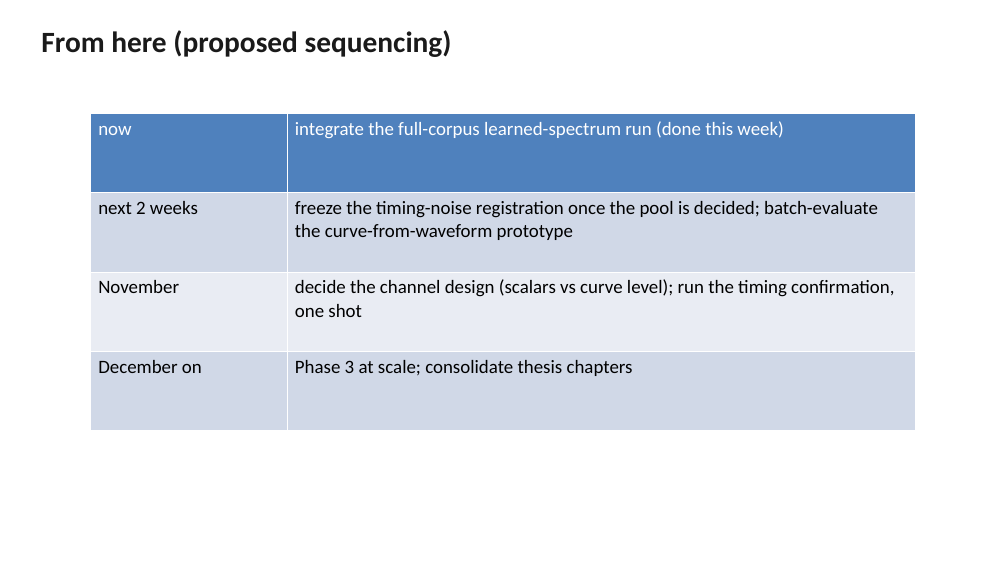
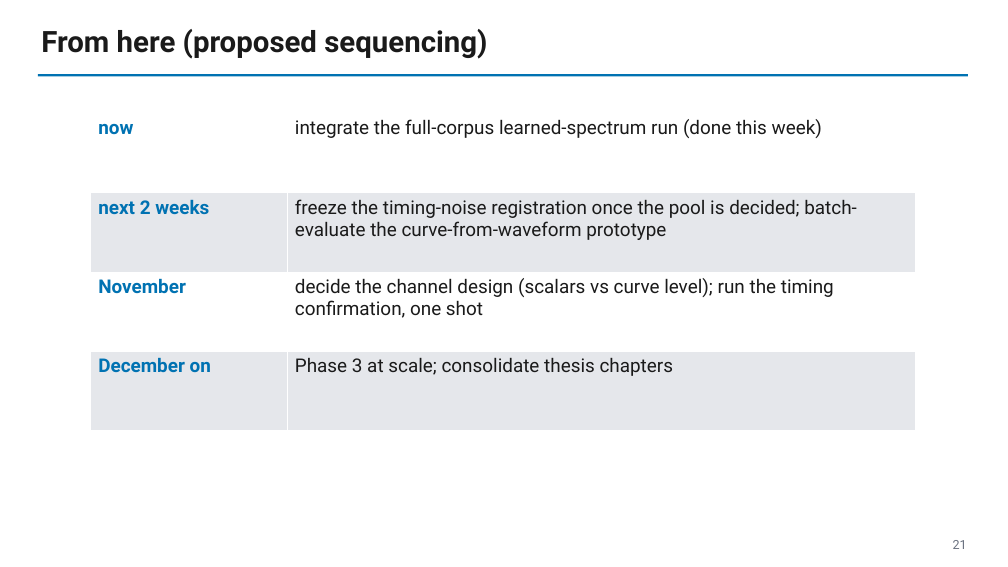
Before and after one commit to raylalang/score-bundle, a slide deck: slide 21 of docs/slides/deck_week.pptx. Drawn at 1008x567 pixels with LibreOffice and Linux fonts; fonts in the diff are those of the drawing. Boxes give left, top, right and bottom in pixels: in the first picture for what was removed or moved away, otherwise in the second. Text is boxed around its words. In the diff, an @@ line names an element or a change of style, - is before the commit and + after.

```diff
--- a/docs/slides/deck_week.pptx
+++ b/docs/slides/deck_week.pptx
@@ text "From here (proposed sequencing)" at (x1=41, y1=29, x2=487, y2=59): font Calibri to Roboto @@
@@ rectangle added at (x1=38, y1=74, x2=968, y2=76), fill #0072B2 @@
@@ table at (x1=91, y1=113, x2=915, y2=431) @@
@@ fill #4F81BD to #FFFFFF in row 1 @@
@@ fill #D0D8E8 to #E5E7EB in 4 cells @@
@@ fill #E9EDF4 to #FFFFFF in row 3 @@
@@ font Calibri to Roboto @@
@@ text colour #FFFFFF to #0072B2 in "now" @@
@@ bold on in "now", "next 2 weeks", "November", "December on" @@
@@ text colour #FFFFFF to #1A1A1A in "integrate the full-corpus learned-spectrum run (done this ..." @@
@@ text colour #000000 to #0072B2 in "next 2 weeks", "November", "December on" @@
@@ text colour #000000 to #1A1A1A in "freeze the timing-noise registration once the pool ...", "decide the channel design (scalars vs curve ...", "Phase 3 at scale; consolidate thesis chapters" @@
@@ text added at (x1=953, y1=540, x2=967, y2=549), 12 pt, text #6B7280 @@
+21
```
Also in this commit, not shown: 21 other slides changed, 1 other file.
